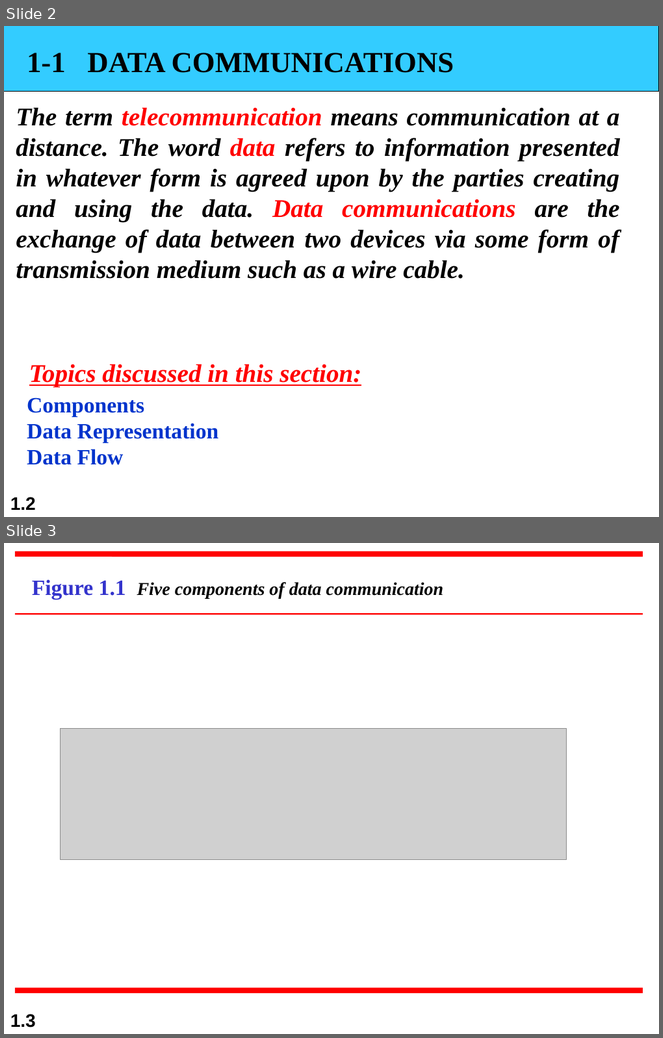
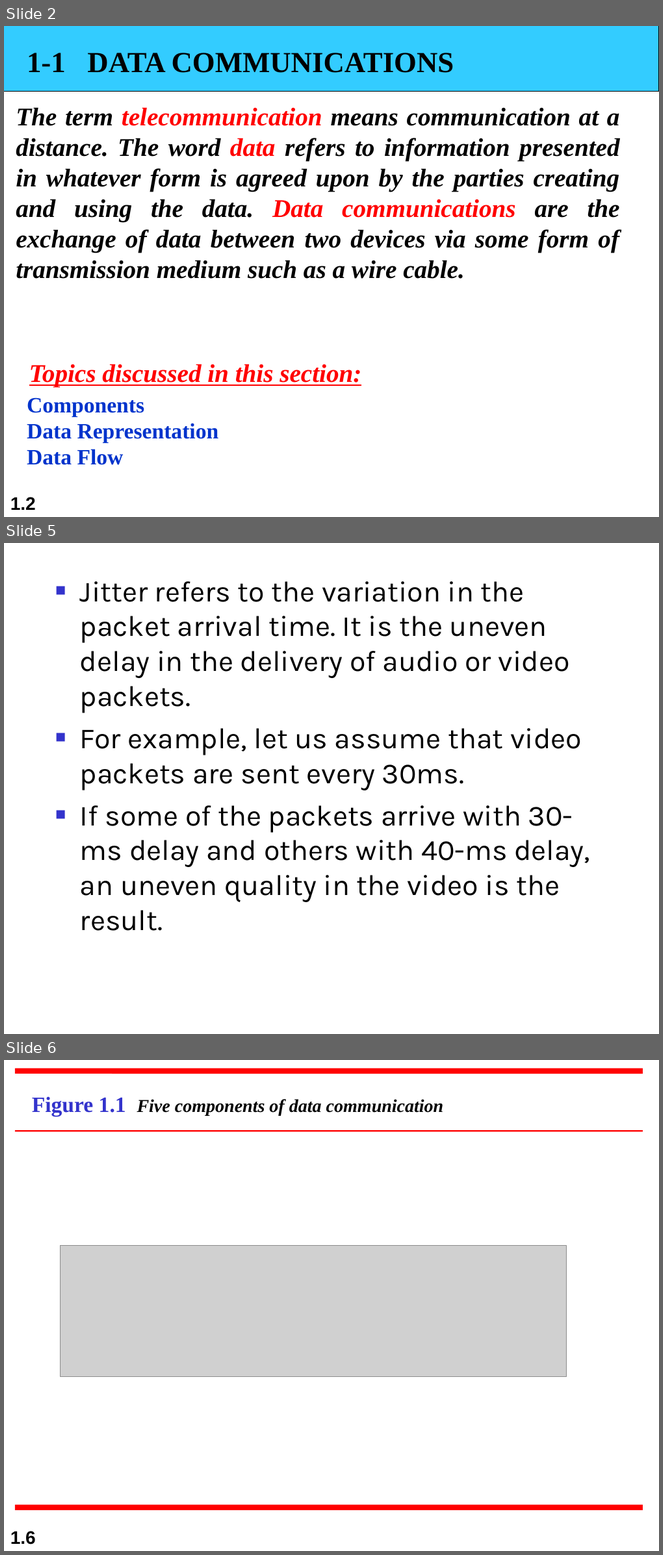
Before and after one commit to primusr/GITFiles, a slide deck: DATA COMM/ch01.ppt. Shown one above the other, each under a label of ours: slides 2 and 3 before the commit, slides 2, 5 and 6 after it; the slides between them are not shown. The pictures are 663x1038 and 663x1555 pixels, drawn with LibreOffice and Linux fonts; fonts in the diff are those of the drawing; grey boxes stand for pictures. Boxes give left, top, right and bottom in pixels: in the first picture for what was removed or moved away, otherwise in the second. Text is boxed around its words. In the diff, an @@ line names an element or a change of style, - is before the commit and + after.

```diff
--- a/DATA COMM/ch01.ppt
+++ b/DATA COMM/ch01.ppt
@@ slide 5 added at [4,543,659,1034], background #FFFFFF @@
@@ text added at [80,581,590,931], 32 pt, text #000000 @@
+■ Jitter refers to the variation in the packet arrival time. It is the uneven delay in the delivery of audio or video packets.
+■ For example, let us assume that video packets are sent every 30ms.
+■ If some of the packets arrive with 30-ms delay and others with 40-ms delay, an uneven quality in the video is the result.
@@ what was slide 3 is now slide 6 @@
@@ page number at [10,1531,36,1545]: text changed @@
-1.3
+1.6
```
Also in this commit, not shown: 12 other slides added.
